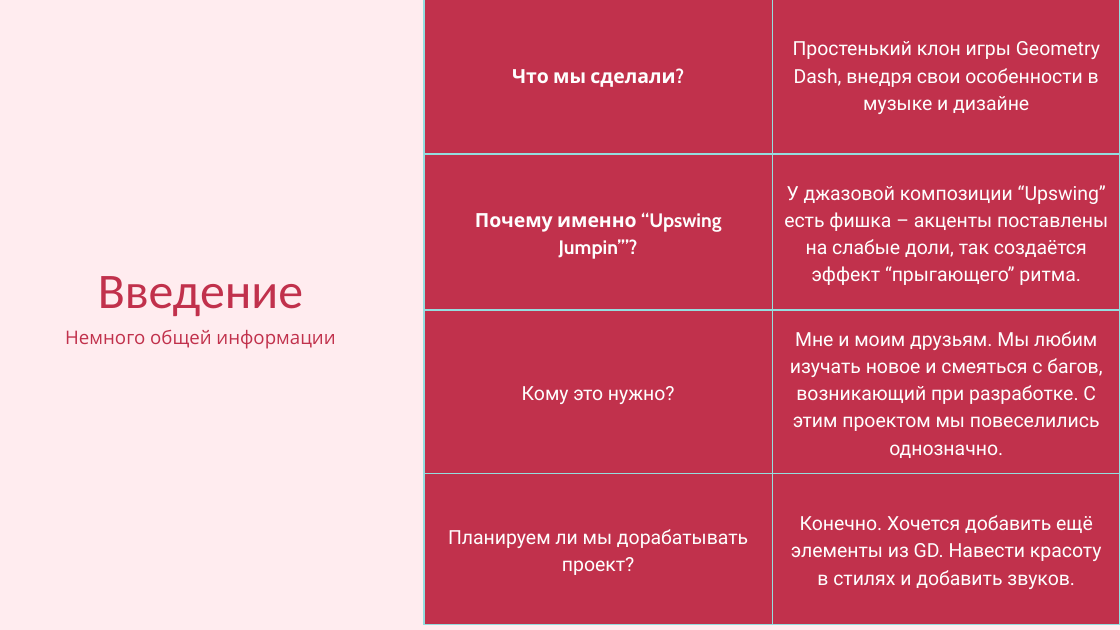
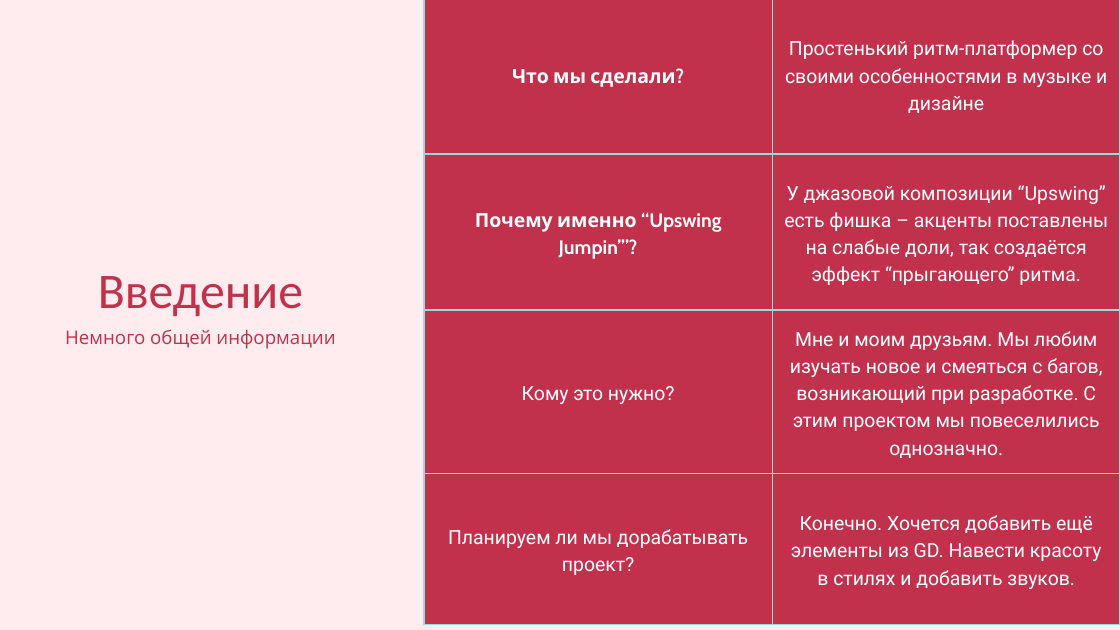
Before and after one commit to itsleko04/Upswing-Jumpin, a slide deck: slide 3 of Upswing Jumpin’.pptx. Drawn at 1120x630 pixels with LibreOffice and Linux fonts; fonts in the diff are those of the drawing. Boxes give left, top, right and bottom in pixels: in the first picture for what was removed or moved away, otherwise in the second. Text is boxed around its words. In the diff, an @@ line names an element or a change of style, - is before the commit and + after.

Commit message:
Изменила презентацию
введение

```diff
--- a/Upswing Jumpin’.pptx
+++ b/Upswing Jumpin’.pptx
@@ table at [424,0,1120,624] @@
-row 1, column 2: Простенький клон игры Geometry Dash, внедря свои особенности в музыке и дизайне
+row 1, column 2: Простенький ритм-платформер со своими особенностями в музыке и дизайне
```
